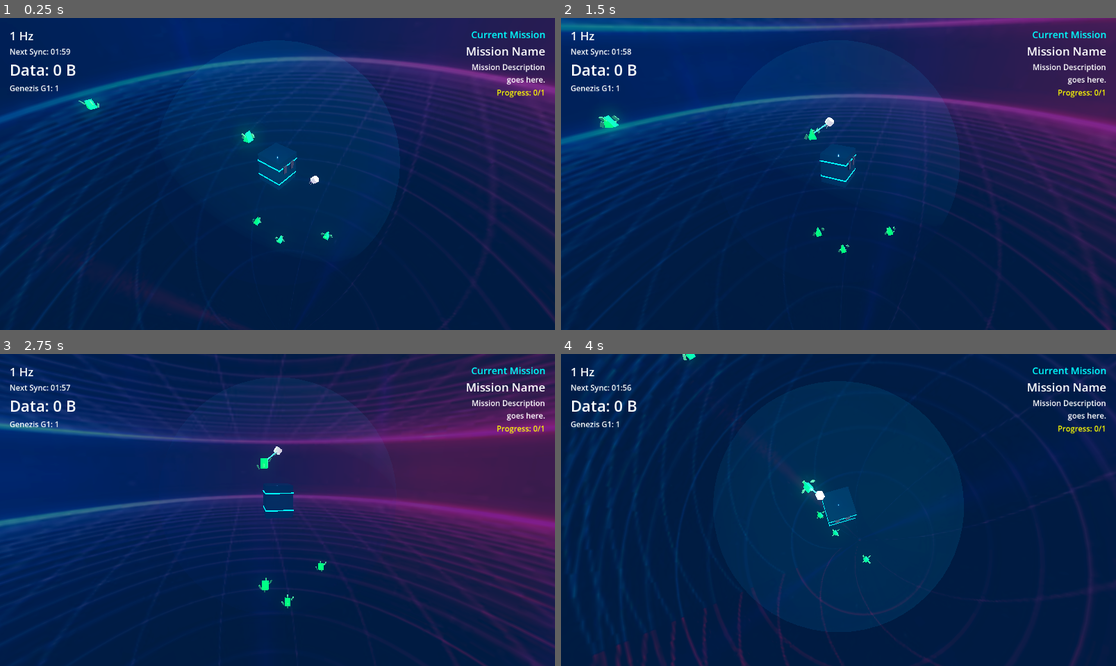
Above: before the commit, frames 1-4 (two rows, left to right).
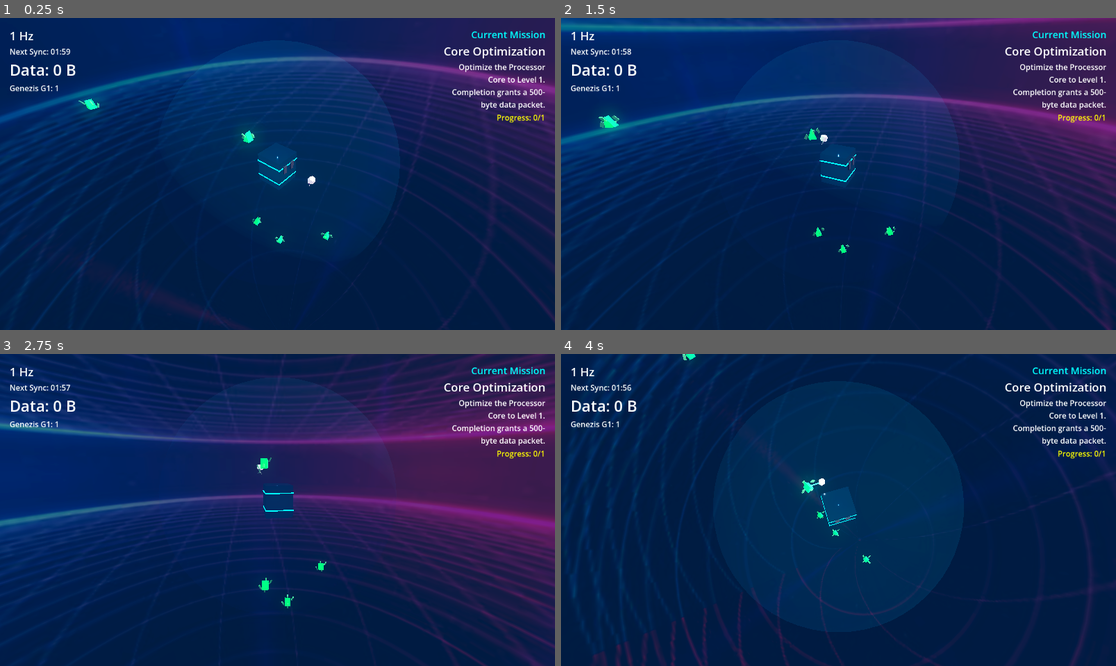
Above: after the commit, the same moments.

Repository: peterlavey/immanent
Game: Godot game, scene res://src/core/world/World.tscn
Two runs of this game, one before a commit and one after it. Both use one fixed random seed, a clock stepped at 60 frames per second and the inputs below. Sound files missing from this copy of the repository are replaced by a short silence.
Inputs (mouse positions are in pixels of both pictures, inside the frame that each line leads up to):
- Up to frame 1 (0.25 s): no input
- Up to frame 2 (1.5 s): tap Enter at 0.5 s; move the mouse to (960, 158) at 0.52 s; click (960, 158) at 0.67 s; drag from (727, 189) to (810, 236) at 1.27 s
- Up to frame 3 (2.75 s): move the mouse to (333, 441) at 2.02 s; click (333, 441) at 2.17 s
- Up to frame 4 (4 s): drag from (810, 572) to (672, 463) at 2.77 s; move the mouse to (1005, 556) at 3.52 s; click (1005, 556) at 3.67 s

The runs differ from the first frame. In frame 1, 1.1% of the frame differs, in the area x 55-99%, y 9-54%; in frame 2, 1.1%; in frame 3, 1.1%; in frame 4, 1.2%, in the area x 44-99%, y 9-47%.

Commit message:
Revise mission progression and requirements: Start with "Core Optimization" as Mission 1, adjust rewards and mission descriptions, refine evolution costs, and ensure HUD and mission tracking updates. Update tasks and documentation.

Diff:
--- a/src/core/mission_manager/MissionManager.gd
+++ b/src/core/mission_manager/MissionManager.gd
@@ -4,34 +4,48 @@
 signal mission_completed(mission_name: String)
 
 enum MissionID {
+	EVOLVE_CORE,
 	CREATE_G2,
-	COLLECT_DATA,
-	EVOLVE_CORE
+	COLLECT_DATA
 }
 
-var current_mission_id = MissionID.CREATE_G2
-var current_mission_name = ""
-var current_mission_description = ""
-var current_mission_progress = ""
+var current_mission_id = MissionID.EVOLVE_CORE
+var current_mission_name = "Core Optimization"
+var current_mission_description = "Optimize the Processor Core to Level 1. Completion grants a 500-byte data packet."
+var current_mission_progress = "Initializing..."
 
 func _ready() -> void:
 	add_to_group("mission_manager")
-	# Delay mission start slightly to ensure everything is initialized
-	call_deferred("_start_mission", MissionID.CREATE_G2)
+	# Start mission immediately to have initial state ready for HUD
+	_start_mission(MissionID.EVOLVE_CORE)
 
 func _start_mission(mission_id: MissionID) -> void:
 	current_mission_id = mission_id
 	match mission_id:
+		MissionID.EVOLVE_CORE:
+			current_mission_name = "Core Optimization"
+			current_mission_description = "Optimize the Processor Core to Level 1. Completion grants a 500-byte data packet."
+			_update_progress_evolution()
 		MissionID.CREATE_G2:
-			current_mission_name = "First Steps"
-			current_mission_description = "Create a Genezis G2 unit to protect your Core."
+			current_mission_name = "Security Protocol"
+			current_mission_description = "Fuse 4 G1 units into a G2 Guardian to establish a defense perimeter."
 			_update_progress_g2()
 		MissionID.COLLECT_DATA:
-			current_mission_name = "Information Gathering"
-			current_mission_description = "Collect 1 MB of data to expand your simulation."
+			current_mission_name = "Data Harvest"
+			current_mission_description = "Accumulate a total of 1 MB of data to stabilize the digital biome."
 			_update_progress_data(0)
 
 	mission_updated.emit(current_mission_name, current_mission_description, current_mission_progress)
+
+func _update_progress_evolution() -> void:
+	var core = get_tree().get_first_node_in_group("core")
+	if not core: return
+
+	current_mission_progress = "Evolve Core to level 1 (Current: %d)" % core.evolution_level
+	mission_updated.emit(current_mission_name, current_mission_description, current_mission_progress)
+
+	if core.evolution_level >= 1:
+		_complete_current_mission()
 
 func _update_progress_g2() -> void:
 	var core = get_tree().get_first_node_in_group("core")
@@ -59,8 +73,17 @@
 	mission_completed.emit(current_mission_name)
 	print("Mission Completed: ", current_mission_name)
 
+	# Grant reward for Mission 1
+	if current_mission_id == MissionID.EVOLVE_CORE:
+		var core = get_tree().get_first_node_in_group("core")
+		if core:
+			core.deposit_data(500)
+			print("Reward of 500 bytes granted for Mission 1.")
+
 	# Transition to next mission
 	match current_mission_id:
+		MissionID.EVOLVE_CORE:
+			_start_mission(MissionID.CREATE_G2)
 		MissionID.CREATE_G2:
 			_start_mission(MissionID.COLLECT_DATA)
 		MissionID.COLLECT_DATA:
@@ -75,10 +98,18 @@
 		_update_progress_g2()
 
 func _on_data_changed(new_amount: int) -> void:
-	if current_mission_id == MissionID.CREATE_G2:
+	if current_mission_id == MissionID.EVOLVE_CORE:
+		_update_progress_evolution()
+	elif current_mission_id == MissionID.CREATE_G2:
 		_update_progress_g2()
 	elif current_mission_id == MissionID.COLLECT_DATA:
 		_update_progress_data(new_amount)
+
+func _on_evolution_changed(_new_level: int) -> void:
+	if current_mission_id == MissionID.EVOLVE_CORE:
+		_update_progress_evolution()
+	elif current_mission_id == MissionID.CREATE_G2:
+		_update_progress_g2()
 
 func format_bytes(bytes: int) -> String:
 	if bytes < 1024:
--- a/src/ui/hud/HUD.gd
+++ b/src/ui/hud/HUD.gd
@@ -42,13 +42,20 @@
 	# Connect to MissionManager
 	var mission_manager = get_tree().get_first_node_in_group("mission_manager")
 	if mission_manager:
-		mission_manager.mission_updated.connect(_on_mission_updated)
-		# Initialize mission display
-		_on_mission_updated(mission_manager.current_mission_name, mission_manager.current_mission_description, mission_manager.current_mission_progress)
+		if not mission_manager.mission_updated.is_connected(_on_mission_updated):
+			mission_manager.mission_updated.connect(_on_mission_updated)
+
+		# Initialize mission display with the latest data from the manager
+		_on_mission_updated(
+			mission_manager.current_mission_name,
+			mission_manager.current_mission_description,
+			mission_manager.current_mission_progress
+		)
 
 		# Link MissionManager to signals for tracking
 		if core:
 			core.data_changed.connect(mission_manager._on_data_changed)
+			core.evolution_changed.connect(mission_manager._on_evolution_changed)
 		if world_manager:
 			world_manager.genezis_g2_spawned.connect(mission_manager._on_genezis_g2_spawned)
 
--- a/src/ui/hud/HUD.tscn
+++ b/src/ui/hud/HUD.tscn
@@ -68,12 +68,12 @@
 [node name="MissionName" type="Label" parent="MarginContainer/MissionContainer"]
 layout_mode = 2
 theme_override_font_sizes/font_size = 24
-text = "Mission Name"
+text = "Core Optimization"
 horizontal_alignment = 2
 
 [node name="MissionDescription" type="Label" parent="MarginContainer/MissionContainer"]
 layout_mode = 2
-text = "Mission Description goes here."
+text = "Optimize the Processor Core to Level 1. Completion grants a 500-byte data packet."
 horizontal_alignment = 2
 autowrap_mode = 3
 
--- a/src/ui/upgrade_menu/UpgradeMenu.gd
+++ b/src/ui/upgrade_menu/UpgradeMenu.gd
@@ -191,18 +191,19 @@
 	var base_cost = 0
 	var multiplier = 1.5
 
+	var level = upgrade_levels.get(type, 0)
+	if type == "genezis_count":
+		level = max(0, get_tree().get_nodes_in_group("genezis_g1").size() - 1)
+
 	match type:
 		"speed": base_cost = 50
 		"extraction": base_cost = 75
 		"capacity": base_cost = 60
 		"fov": base_cost = 100
 		"genezis_count": base_cost = 250
-		"evolution": base_cost = 1048576 # 1 MB to evolve
+		"evolution":
+			base_cost = 1024 if level == 0 else 1048576 # 1 KB for first evolution, 1 MB for others
 		"fusion": base_cost = 524288 # 512 KB to fuse
-
-	var level = upgrade_levels.get(type, 0)
-	if type == "genezis_count":
-		level = max(0, get_tree().get_nodes_in_group("genezis_g1").size() - 1)
 
 	if type == "fusion":
 		# Fusion cost also depends on how many G2s we already have?
Not shown, changed: docs/requirements.md
Not shown, changed: docs/tasks.md
